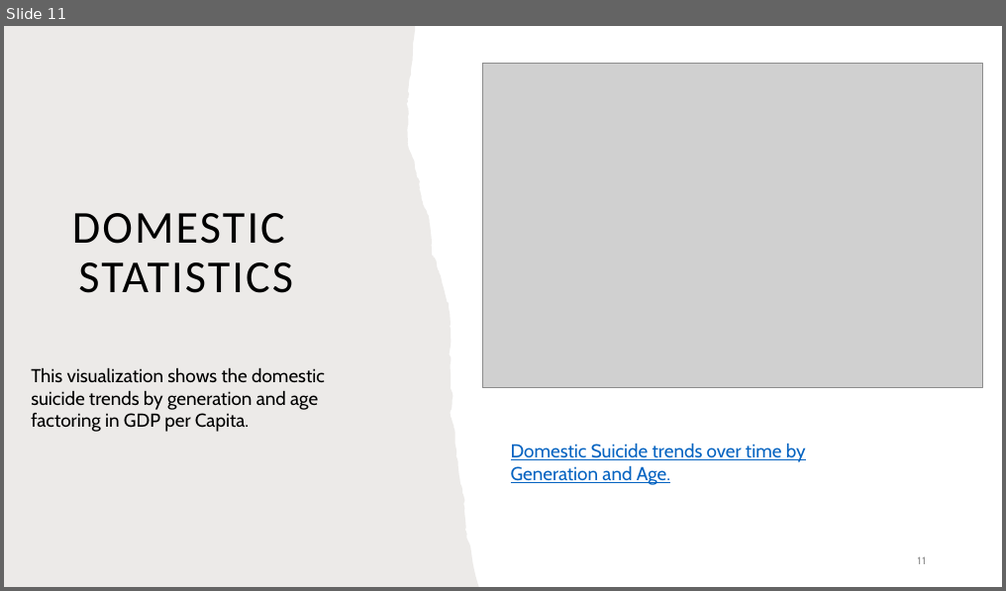
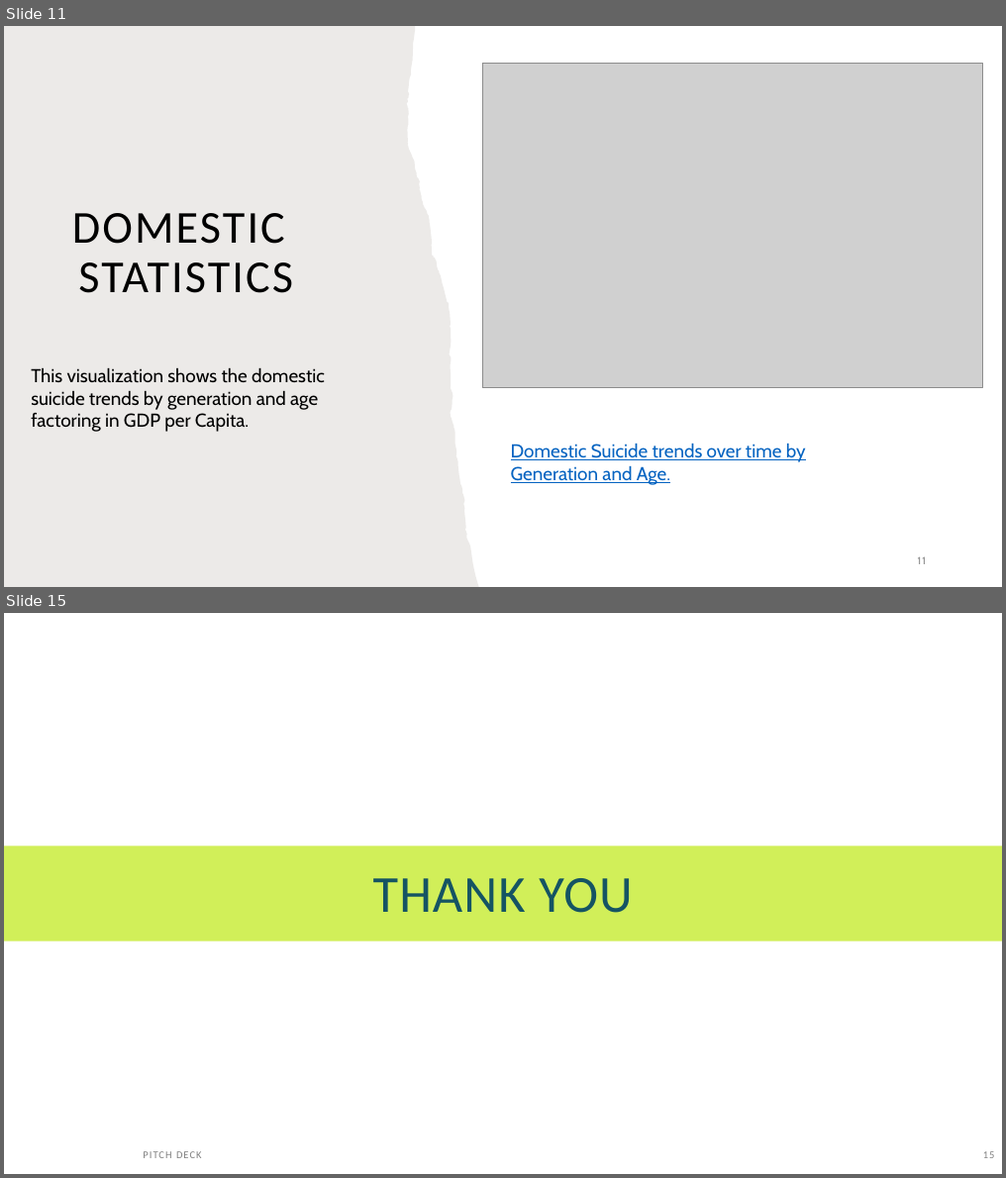
Before and after one commit to ejmatthe/project-four, a slide deck: Project 4.pptx. Shown one above the other, each under a label of ours: slide 11 before the commit, slides 11 and 15 after it; the slides between them are not shown. The pictures are 1006x591 and 1006x1178 pixels, drawn with LibreOffice and Linux fonts; fonts in the diff are those of the drawing; grey boxes stand for pictures. Boxes give left, top, right and bottom in pixels: in the first picture for what was removed or moved away, otherwise in the second. Text is boxed around its words. In the diff, an @@ line names an element or a change of style, - is before the commit and + after.

```diff
--- a/Project 4.pptx
+++ b/Project 4.pptx
@@ slide 15 added at [4,613,1002,1174], background #FFFFFF @@
@@ rectangle added at [4,846,1002,941], fill #D1EF59 @@
@@ title added at [373,878,632,913], 50 pt, text none @@
+THANK YOU
@@ text added at [143,1152,202,1158], 10 pt, text #808080 @@
+PITCH DECK
@@ page number added at [983,1152,995,1158], 10 pt, text #808080 @@
+15
```
Also in this commit, not shown: 3 other slides added.
